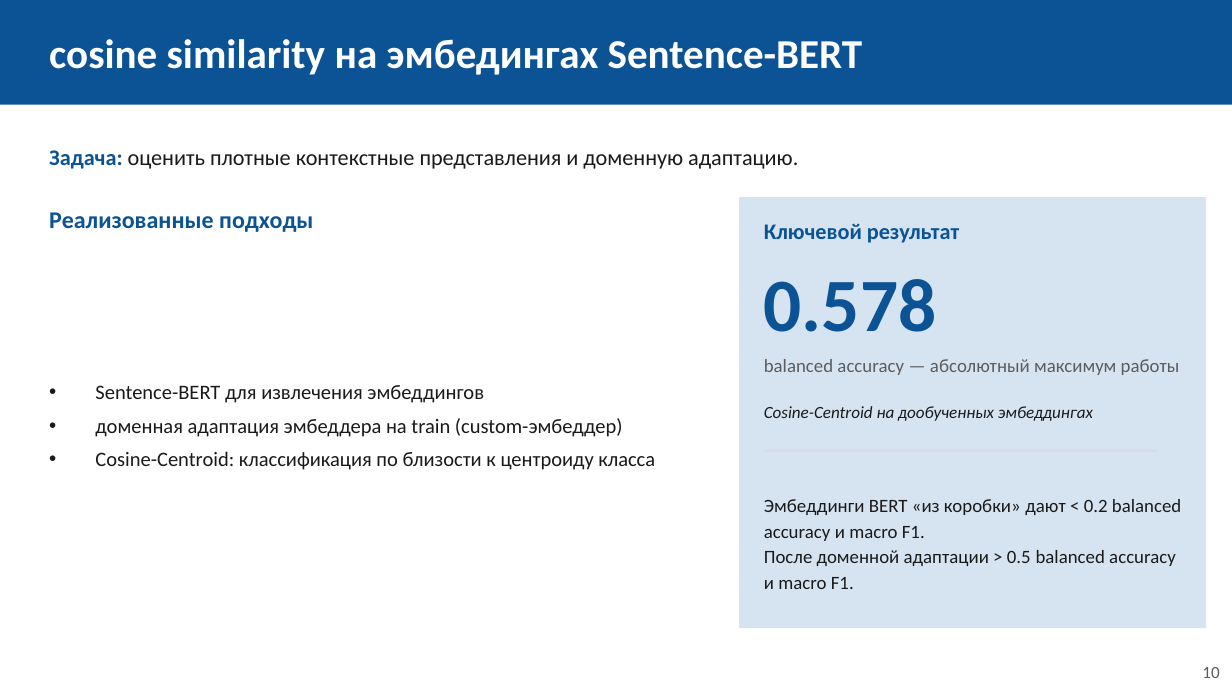
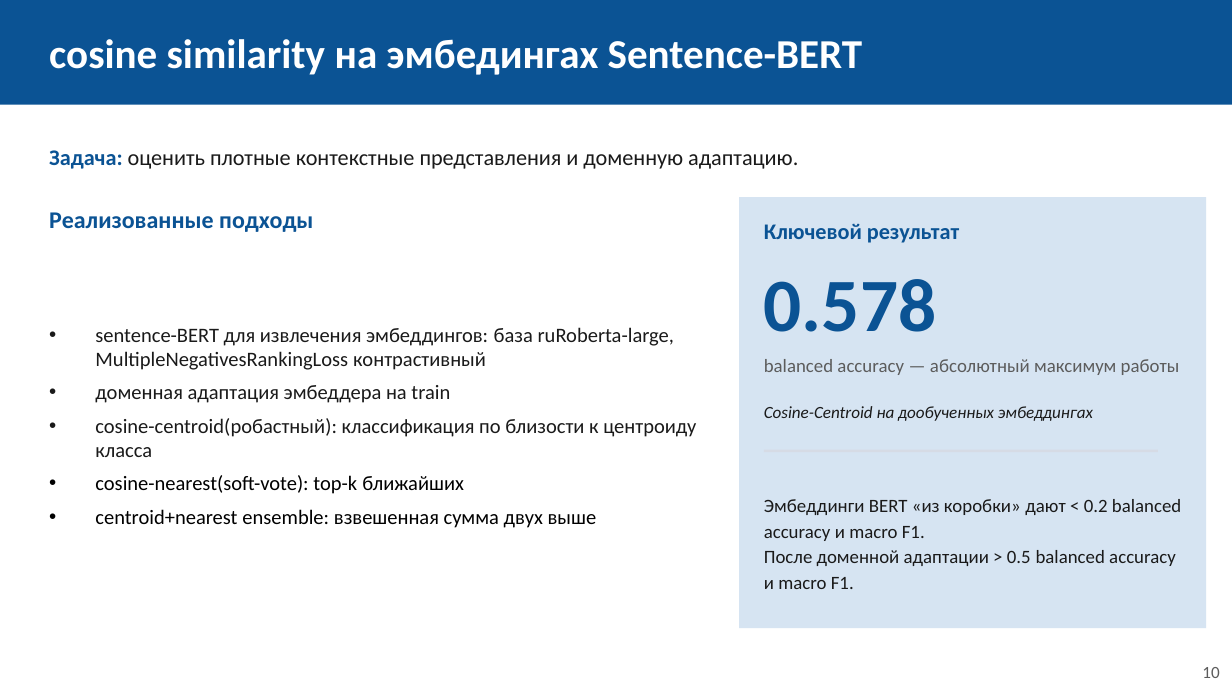
Before and after one commit to sevaTechoPark/mifi-vkr, a slide deck: slide 10 of defence/vkr_defense.pptx. Drawn at 1232x693 pixels with LibreOffice and Linux fonts; fonts in the diff are those of the drawing. Boxes give left, top, right and bottom in pixels: in the first picture for what was removed or moved away, otherwise in the second. Text is boxed around its words. In the diff, an @@ line names an element or a change of style, - is before the commit and + after.

```diff
--- a/defence/vkr_defense.pptx
+++ b/defence/vkr_defense.pptx
@@ text at (95, 327, 696, 528): text changed @@
-• Sentence-BERT для извлечения эмбеддингов
-• доменная адаптация эмбеддера на train (custom-эмбеддер)
-• Cosine-Centroid: классификация по близости к центроиду класса
+• sentence-BERT для извлечения эмбеддингов: база ruRoberta-large, MultipleNegativesRankingLoss контрастивный
+• доменная адаптация эмбеддера на train
+• cosine-centroid(робастный): классификация по близости к центроиду класса
+• cosine-nearest(soft-vote): top-k ближайших
+• centroid+nearest ensemble: взвешенная сумма двух выше
```
Also in this commit, not shown: 2 other slides changed, 1 other file.
